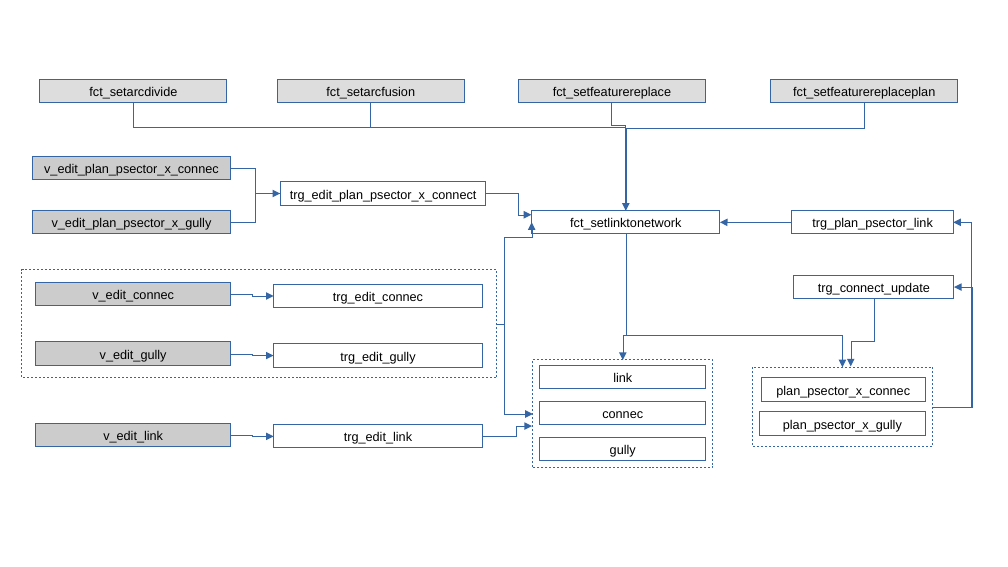
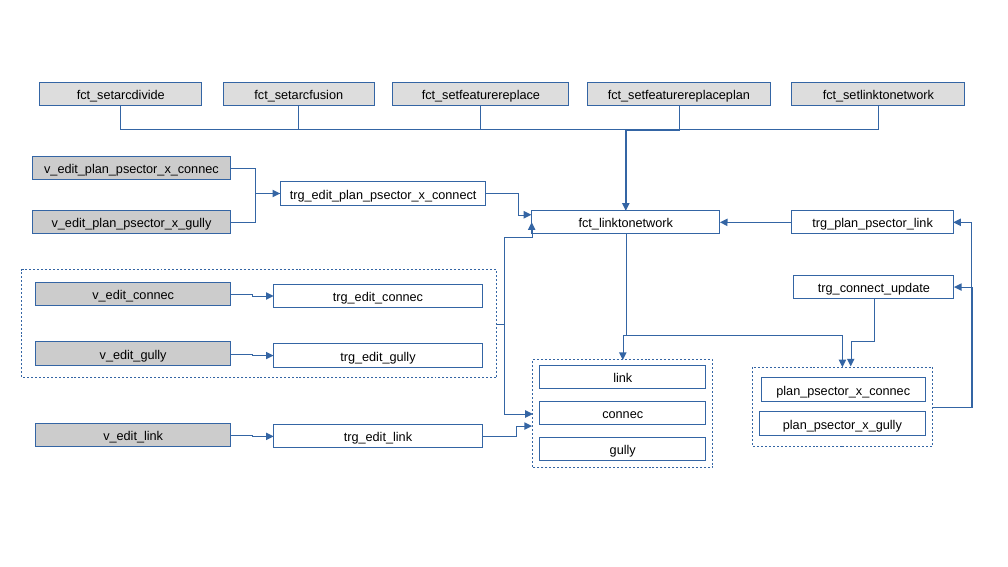
Before and after one commit to Giswater/docs, a slide deck: slide 1 of source/links_workflow.odp. Drawn at 1008x567 pixels with LibreOffice and Linux fonts; fonts in the diff are those of the drawing. Boxes give left, top, right and bottom in pixels: in the first picture for what was removed or moved away, otherwise in the second. Text is boxed around its words. In the diff, an @@ line names an element or a change of style, - is before the commit and + after.

```diff
--- a/source/links_workflow.odp
+++ b/source/links_workflow.odp
@@ rectangle "fct_setarcdivide": place and size @@
-rectangle "fct_setarcdivide" at [40,80,227,102]
+rectangle "fct_setarcdivide" at [40,83,202,106]
@@ rectangle "fct_setarcfusion": place and size @@
-rectangle "fct_setarcfusion" at [277,80,465,102]
+rectangle "fct_setarcfusion" at [223,83,374,106]
@@ rectangle "fct_setfeaturereplace": place and size @@
-rectangle "fct_setfeaturereplace" at [519,80,706,102]
+rectangle "fct_setfeaturereplace" at [393,83,569,106]
@@ rectangle "fct_setfeaturereplaceplan": place and size @@
-rectangle "fct_setfeaturereplaceplan" at [771,80,958,102]
+rectangle "fct_setfeaturereplaceplan" at [587,83,770,106]
@@ rectangle "fct_setlinktonetwork": place and size @@
-rectangle "fct_setlinktonetwork" at [531,210,720,233]
+rectangle "fct_setlinktonetwork" at [792,83,965,106]
@@ rectangle "fct_setlinktonetwork" at [792,83,965,106]: fill none to #DDDDDD @@
@@ elbow line moved from (134, 102) - (626, 211) to (121, 106) - (626, 211) @@
@@ elbow line moved from (371, 102) - (626, 211) to (299, 106) - (626, 211) @@
@@ elbow line added from (626, 210) to (481, 106), #3465A4 0 pt @@
@@ elbow arrow moved from (864, 102) - (626, 211) to (879, 106) - (626, 211) @@
@@ elbow arrow (879, 106) - (626, 211): elbow arrow to elbow line @@
@@ elbow line moved from (612, 102) - (626, 211) to (679, 106) - (626, 211) @@
@@ elbow line (679, 106) - (626, 211): elbow line to elbow arrow @@
@@ rectangle added at [531,210,720,233], outline #3465A4 0 pt, 10 pt, text #000000 @@
+fct_linktonetwork
```
Also in this commit, not shown: 1 other file.
